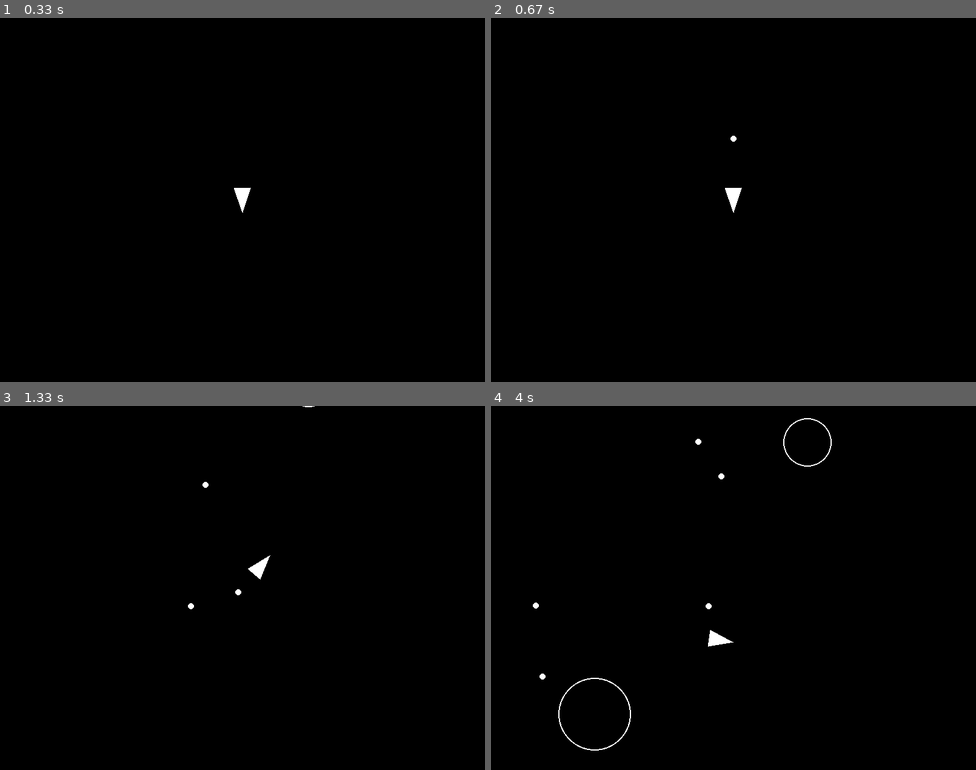
Above: before the commit, frames 1-4 (two rows, left to right).
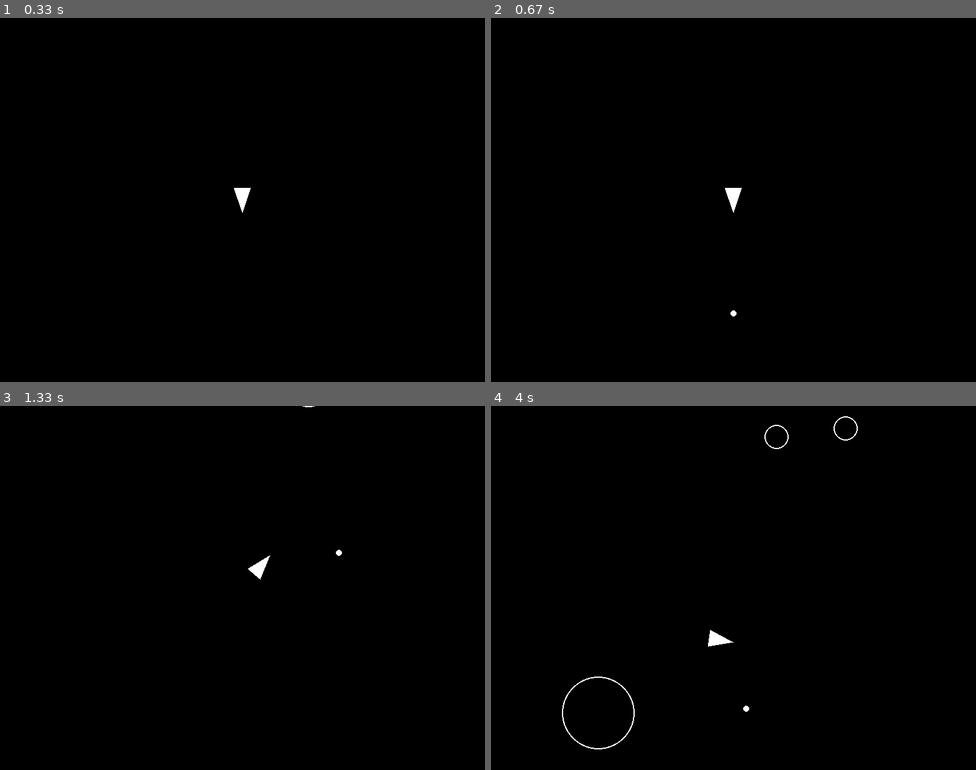
Above: after the commit, the same moments.

Repository: Shiboof/pygame
Game: pygame game, started from main.py
Two runs of this game, one before a commit and one after it. Both use one fixed random seed, a clock stepped at 60 frames per second and the inputs below.
Inputs:
- Up to frame 1 (0.33 s): no input
- Up to frame 2 (0.67 s): tap Space at 0.33 s
- Up to frame 3 (1.33 s): hold D 0.67-1.13 s; tap Space at 0.73, 1.03, 1.23 s; hold W from 1.17 s (still down)
- Up to frame 4 (4 s): release W at 1.47 s; hold D 1.5-1.97 s; tap Space at 1.57, 1.87, 2.07, 2.37, 2.63, 2.97, 3.27, 3.4, 3.8 s; hold A 2-2.53 s; hold S 2.57-2.87 s; hold A 2.9-3.3 s; hold W 3.33-3.7 s; hold D from 3.73 s (still down)

Frame 1 is identical in both runs. In frame 2, less than 0.1% of the frame differs, in the area x 49-51%, y 32-82%; in frame 3, less than 0.1%; in frame 4, 0.6%, in the area x 8-76%, y 2-95%.

Commit message:
Asteroid logic added to split into smaller ones when destroyed.

Diff:
--- a/asteroid.py
+++ b/asteroid.py
@@ -17,3 +17,24 @@
         # Moves asteroid in a straight line randomly
         self.position.x += random.randint(-1, 1)
         self.position.y += random.randint(-1, 1)
+
+    def split(self):
+        # Split the asteroid into two smaller asteroids
+        if self.radius > ASTEROID_MIN_RADIUS:
+            new_radius = self.radius - ASTEROID_MIN_RADIUS
+            random_angle = random.uniform(20, 50)
+            new_velocity1 = self.velocity.rotate(random_angle) # scale up by 1.2
+            new_velocity2 = self.velocity.rotate(-random_angle) # scale up by 1.2
+
+            new_asteroid1 = Asteroid(self.position.x, self.position.y, new_radius)
+            new_asteroid2 = Asteroid(self.position.x, self.position.y, new_radius)
+
+            # Set their velocities
+            new_asteroid1.velocity = new_velocity1
+            new_asteroid2.velocity = new_velocity2
+            # Add new asteroids to the appropriate group
+            for container in self.containers:
+                container.add(new_asteroid1)
+                container.add(new_asteroid2)
+        # Remove the original asteroid
+        self.kill()
--- a/constants.py
+++ b/constants.py
@@ -8,3 +8,5 @@
 ASTEROID_MAX_RADIUS = ASTEROID_MIN_RADIUS * ASTEROID_KINDS
 PLAYER_SPEED = 200
 SHOT_RADIUS = 5
+PLAYER_SHOOT_SPEED = 500
+PLAYER_SHOOT_COOLDOWN = 0.5  # seconds
--- a/main.py
+++ b/main.py
@@ -45,13 +45,8 @@
                 running = False
             elif event.type == pygame.KEYDOWN:
                 if event.key == pygame.K_SPACE:
-                    # Create a shot
-                    velocity = pygame.Vector2(0,-300).rotate(player.rotation)
-                    shot = Shot(player.position.x, player.position.y, velocity)
-                    # Add shot to groups
-                    updatable.add(shot)
-                    drawable.add(shot)
-                    shots.add(shot)
+                    # Call the player's shoot method
+                    player.shoot(updatable, drawable, shots)
 
         # check for collision between player and asteroid
         for asteroid in asteroids:
@@ -69,7 +64,7 @@
                 if shot.is_colliding(asteroid, []):
                     print("Shot hit an asteroid!")
                     shot.kill()  # Remove the shot
-                    asteroid.kill()  # Remove the asteroid
+                    asteroid.split()  # Remove the asteroid
                     break
 
         # Update and draw
--- a/player.py
+++ b/player.py
@@ -1,6 +1,7 @@
 from circleshape import CircleShape
 import pygame
 from constants import *
+from shot import Shot
 
 class Player(CircleShape):
     def __init__(self, x, y, radius):
@@ -10,6 +11,7 @@
         self.player_radius = radius
         # create a field called rotation, initialized to 0
         self.rotation = 0
+        self.shoot_timer = 0.0 # Timer variable initialized to 0
 
     def draw(self, screen):
     # Convert triangle vertices to tuples of integers
@@ -24,10 +26,15 @@
         c = self.position - forward * self.radius + right
         return [a, b, c]
 
-    def rotate(dt):
-        rotation += (PLAYER_TURN_SPEED * dt)
+    def rotate(self, dt):
+        if self.shoot_timer > 0:
+            self.shoot_timer -= dt
 
     def update(self, dt):
+        # Decrement the shoot timer
+        if self.shoot_timer > 0:
+            self.shoot_timer -= dt
+
         keys = pygame.key.get_pressed()
         if keys[pygame.K_a]:
             # Rotate left
@@ -50,3 +57,21 @@
         if keys[pygame.K_s]:
             # Move backward
             self.position += pygame.Vector2(0, -1).rotate(self.rotation) * PLAYER_TURN_SPEED * dt
+
+    def shoot(self, updatable, drawable, shots):
+        # Calculate the forward direction based on the player's rotation
+        if self.shoot_timer <= 0:
+            # Reset the shoot timer
+            self.shoot_timer = PLAYER_SHOOT_COOLDOWN
+            # Calculate the position of the shot
+            forward = pygame.Vector2(0, 1).rotate(self.rotation)
+            shot_position = self.position + forward * self.radius
+
+            # Create the shot with the calculated position and velocity
+            velocity = forward * PLAYER_SHOOT_SPEED
+            shot = Shot(shot_position.x, shot_position.y, velocity)
+
+            # Add the shot to the appropriate sprite groups
+            updatable.add(shot)
+            drawable.add(shot)
+            shots.add(shot)
